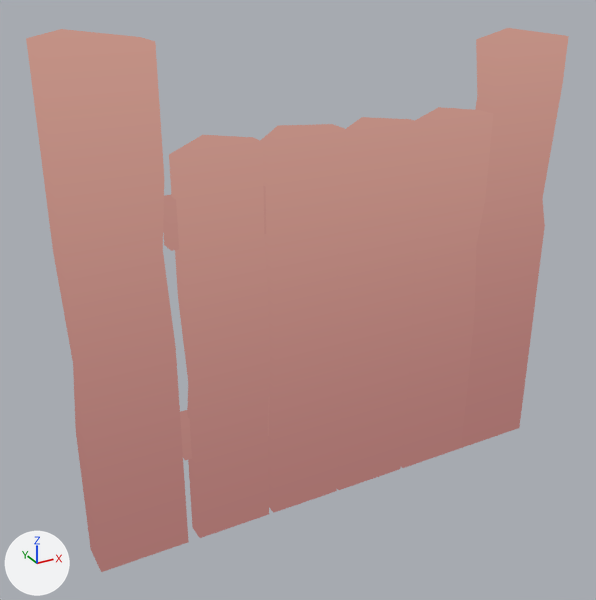
An edit to the glTF model assets/3D/small things/Fence_Gate_Closed.glb, drawn before and after from the same camera.
Rendered twice from a 50 mm camera at (-0.386, -0.613, 0.525) aimed at (-0.045, 0.007, 0.215). Every picture has the same lights, and +X, +Y and +Z are marked at lower left.

Script lines for the objects in view, before the commit:
```python
mat_auto = bpy.data.materials.new('Auto')
mat_auto.use_nodes = True; mat_auto.node_tree.nodes.clear()
_N = mat_auto.node_tree.nodes; _L = mat_auto.node_tree.links
n0 = _N.new('ShaderNodeEmission'); n0.name = 'Emission'
n1 = _N.new('ShaderNodeLightPath'); n1.name = 'Light Path'
n2 = _N.new('ShaderNodeBsdfTransparent'); n2.name = 'Transparent BSDF'
n3 = _N.new('ShaderNodeMixShader'); n3.name = 'Mix Shader'
n4 = _N.new('ShaderNodeOutputMaterial'); n4.name = 'Material Output'
n5 = _N.new('ShaderNodeTexImage'); n5.name = 'Image Texture'
n5.image = img_gradienttextures
_L.new(n1.outputs[0], n3.inputs[0])  # 'Is Camera Ray' to 'Factor'
_L.new(n2.outputs[0], n3.inputs[1])  # 'BSDF' to 'Shader'
_L.new(n0.outputs[0], n3.inputs[2])  # 'Emission' to 'Shader'
_L.new(n3.outputs[0], n4.inputs[0])  # 'Shader' to 'Surface'
_L.new(n5.outputs[0], n0.inputs[0])  # 'Color' to 'Color'
me_box_500 = bpy.data.meshes.new('Box.500')
me_box_500.from_pydata(...)  # 172 vertices, 312 faces; spans x -0.26..0.234, y -0.018..0.016, z 0.004..0.465
me_box_500.materials.append(mat_auto)
ob_fence_gate_closed = bpy.data.objects.new('Fence_Gate_Closed', me_box_500)
ob_fence_gate_closed.location = (0.0, 0.0, 0.0)
```
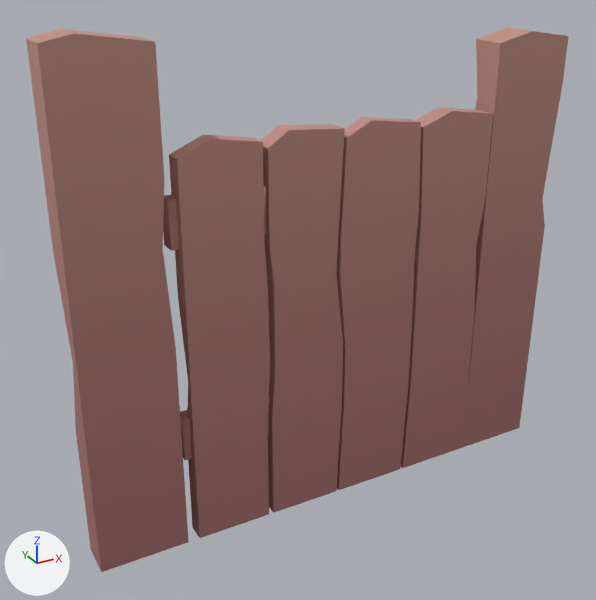
What differs and where, as boxes [x1, y1, x2, y2] in the pictures (596 x 600 px):
'Fence_Gate_Closed', recoloured (pink to brown): [26, 30, 569, 572] in both

Edits to the bpy script that builds the scene:
```text
Change mat_auto:
    remove # nodes: BsdfTransparent, Emission, LightPath, MixShader, OutputMaterial, TexImage
    nodes: BsdfPrincipled, OutputMaterial, TexImage
```
